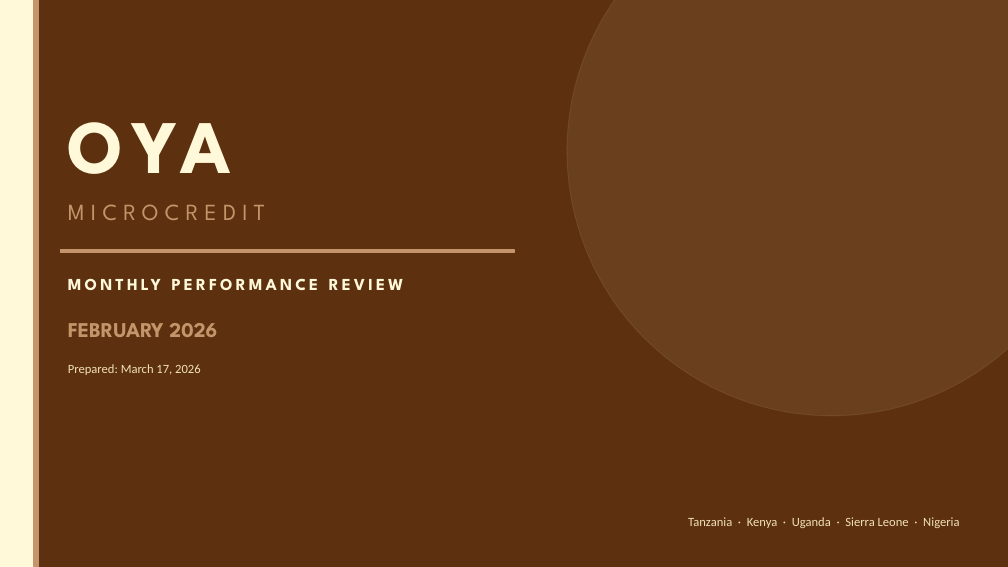
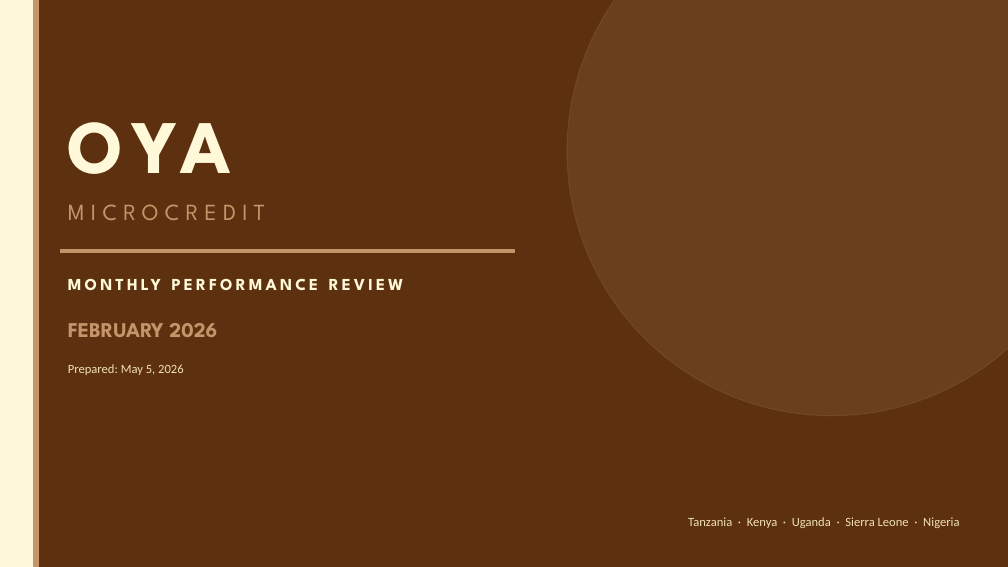
Before and after one commit to ikyei/oya-monthly, a slide deck: slide 1 of reports/2026-02.pptx. Drawn at 1008x567 pixels with LibreOffice and Linux fonts; fonts in the diff are those of the drawing. Boxes give left, top, right and bottom in pixels: in the first picture for what was removed or moved away, otherwise in the second. Text is boxed around its words. In the diff, an @@ line names an element or a change of style, - is before the commit and + after.

```diff
--- a/reports/2026-02.pptx
+++ b/reports/2026-02.pptx
@@ text at (68,364,184,375): text changed @@
-Prepared: March 17, 2026
+Prepared: May 5, 2026
```
Also in this commit, not shown: 3 other files.
